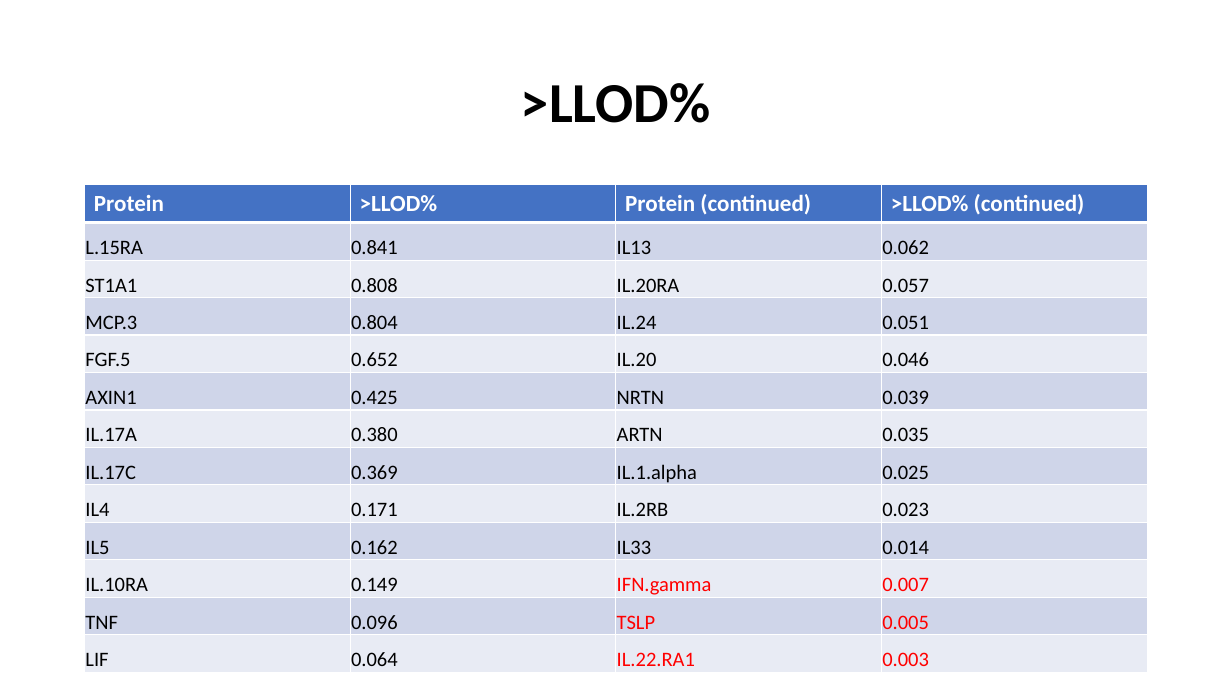
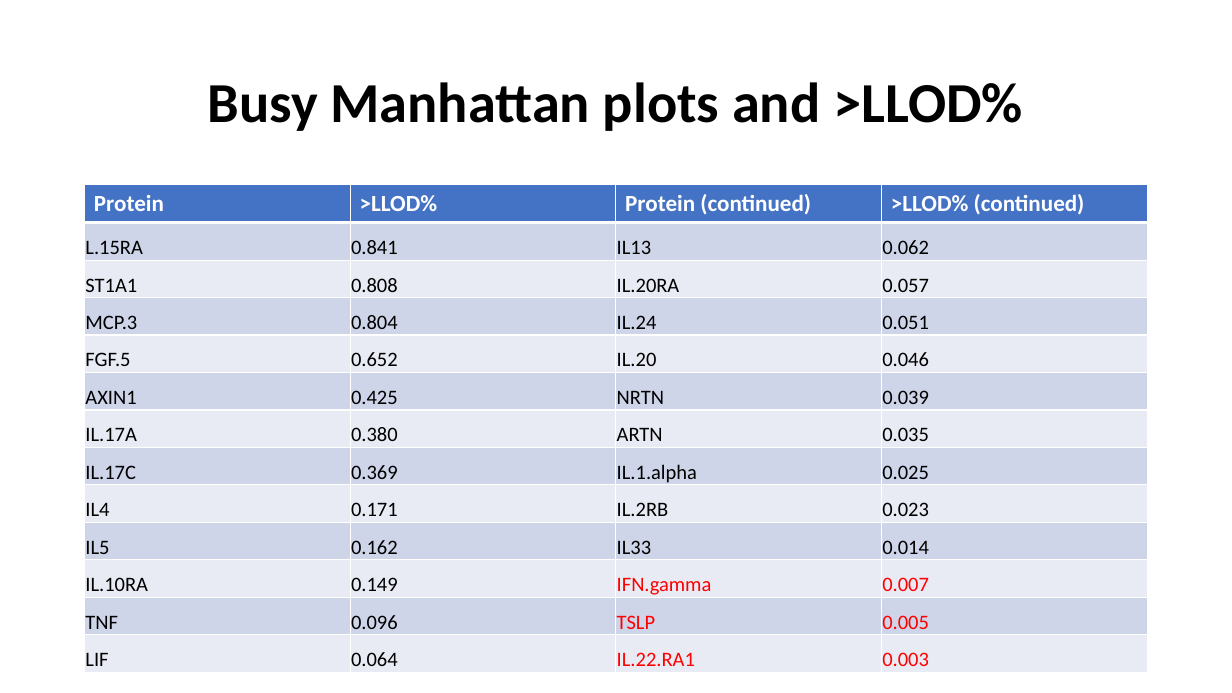
Before and after one commit to jinghuazhao/INF, a slide deck: slide 5 of doc/SCALLOP_INF1-120419.pptx (slide 6 before the commit). Drawn at 1232x693 pixels with LibreOffice and Linux fonts; fonts in the diff are those of the drawing. Boxes give left, top, right and bottom in pixels: in the first picture for what was removed or moved away, otherwise in the second. Text is boxed around its words. In the diff, an @@ line names an element or a change of style, - is before the commit and + after.

```diff
--- a/doc/SCALLOP_INF1-120419.pptx
+++ b/doc/SCALLOP_INF1-120419.pptx
@@ title at box(207, 82, 1023, 131): text changed @@
->LLOD%
+Busy Manhattan plots and >LLOD%
```
Also in this commit, not shown: 4 other slides changed, 1 slide added.
